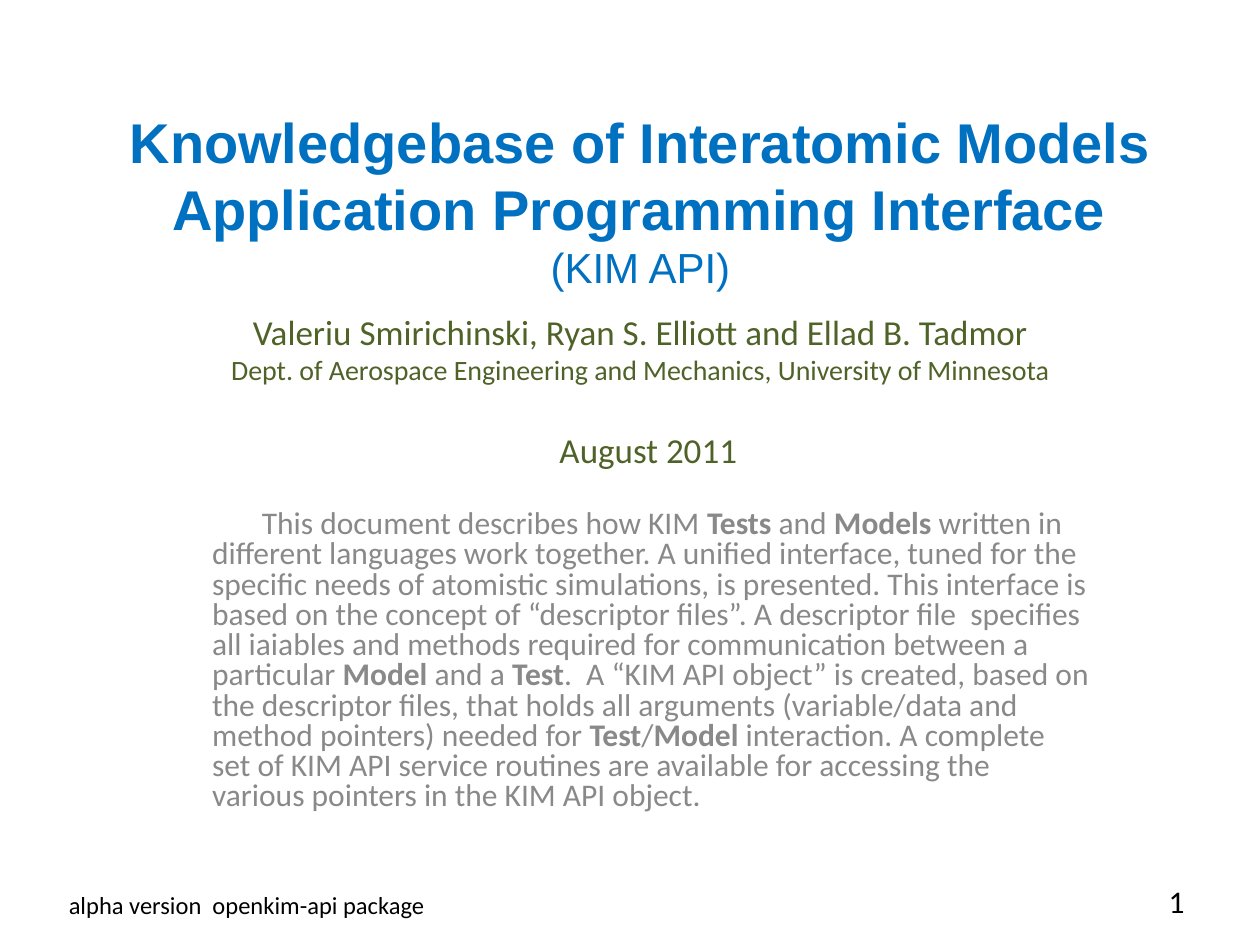
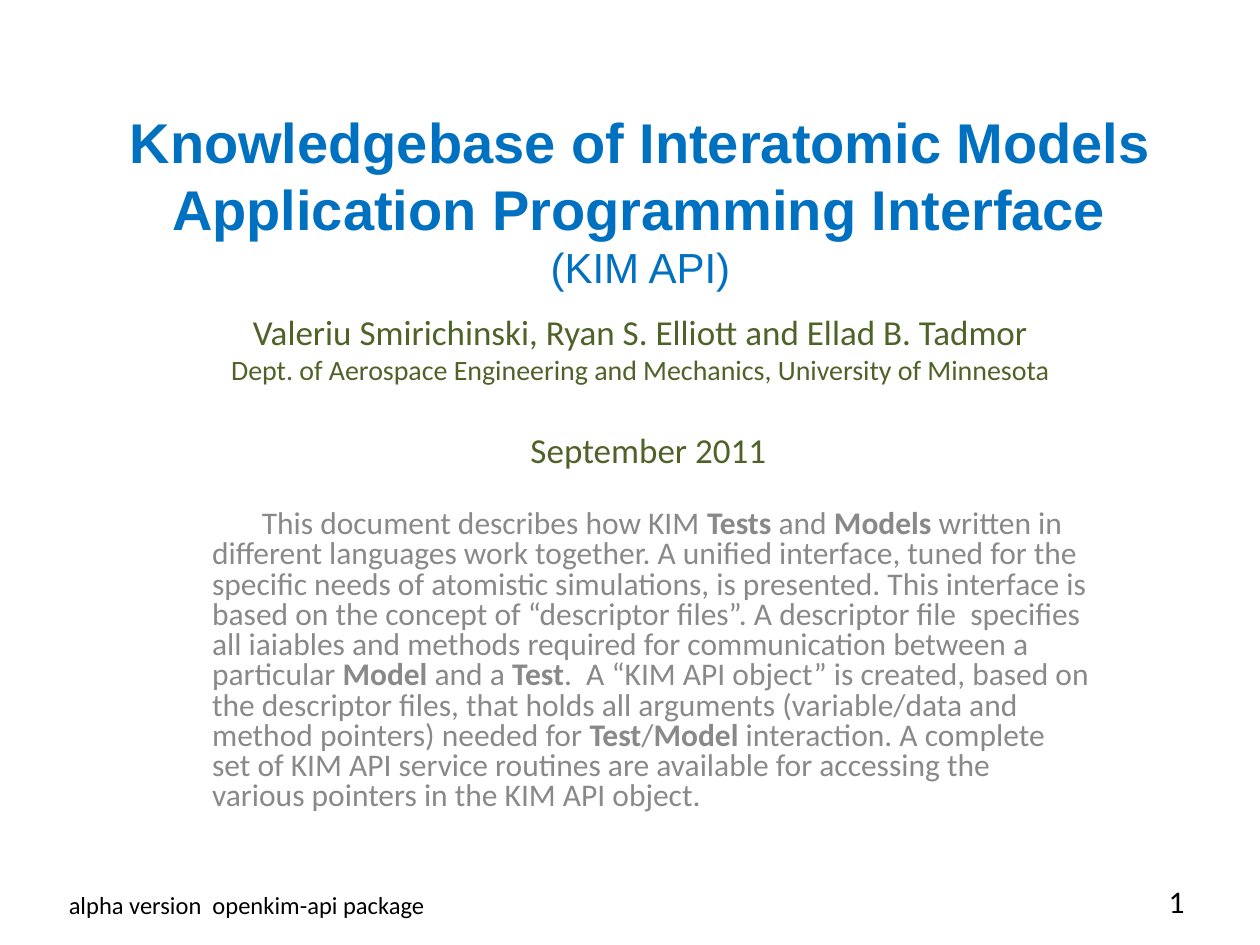
Before and after one commit to openkim/kim-api, a slide deck: slide 1 of DOCs/openkim-api-introduction.pptx. Drawn at 1260x945 pixels with LibreOffice and Linux fonts; fonts in the diff are those of the drawing. Boxes give left, top, right and bottom in pixels: in the first picture for what was removed or moved away, otherwise in the second. Text is boxed around its words. In the diff, an @@ line names an element or a change of style, - is before the commit and + after.

```diff
--- a/DOCs/openkim-api-introduction.pptx
+++ b/DOCs/openkim-api-introduction.pptx
@@ text at (530, 438, 766, 469): text changed @@
-August 2011
+September 2011
```
Also in this commit, not shown: 7 other slides changed, 6 other files.
